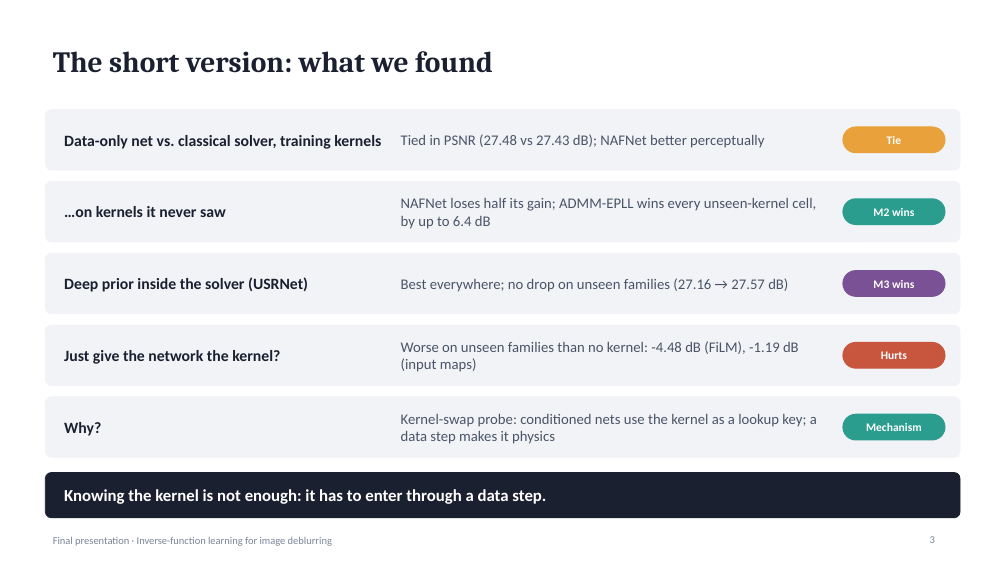
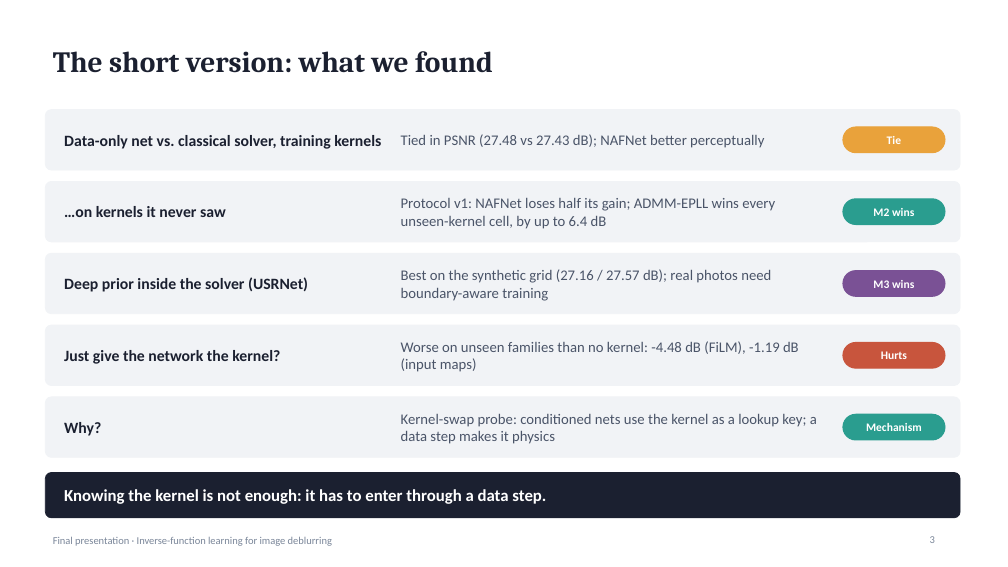
Before and after one commit to suryamanoj4/Inverse-Deblur, a slide deck: slide 3 of report/final_presentation.pptx. Drawn at 1008x567 pixels with LibreOffice and Linux fonts; fonts in the diff are those of the drawing. Boxes give left, top, right and bottom in pixels: in the first picture for what was removed or moved away, otherwise in the second. Text is boxed around its words. In the diff, an @@ line names an element or a change of style, - is before the commit and + after.

```diff
--- a/report/final_presentation.pptx
+++ b/report/final_presentation.pptx
@@ text at bbox=[401, 198, 775, 229]: text changed @@
-NAFNet loses half its gain; ADMM-EPLL wins every unseen-kernel cell, by up to 6.4 dB
+Protocol v1: NAFNet loses half its gain; ADMM-EPLL wins every unseen-kernel cell, by up to 6.4 dB
@@ text at bbox=[401, 269, 771, 301]: text changed @@
-Best everywhere; no drop on unseen families (27.16 → 27.57 dB)
+Best on the synthetic grid (27.16 / 27.57 dB); real photos need boundary-aware training
```
Also in this commit, not shown: 1 other slide changed, 1 other file.
